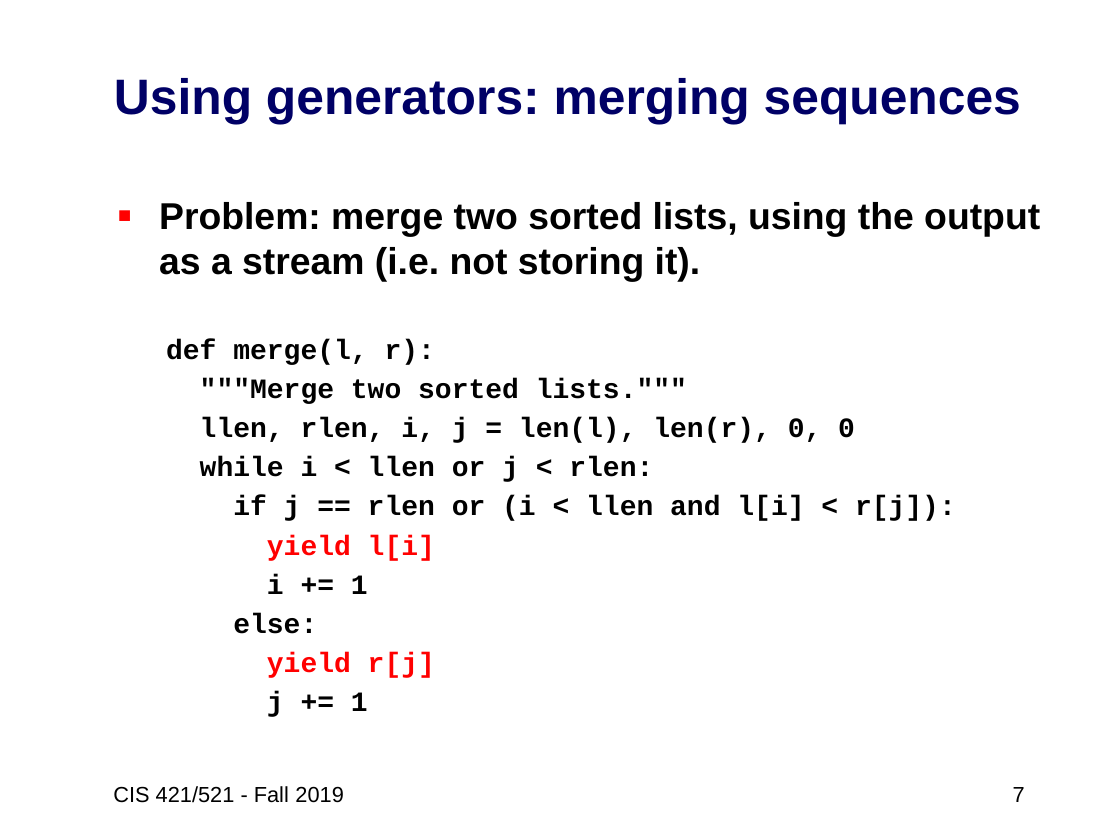
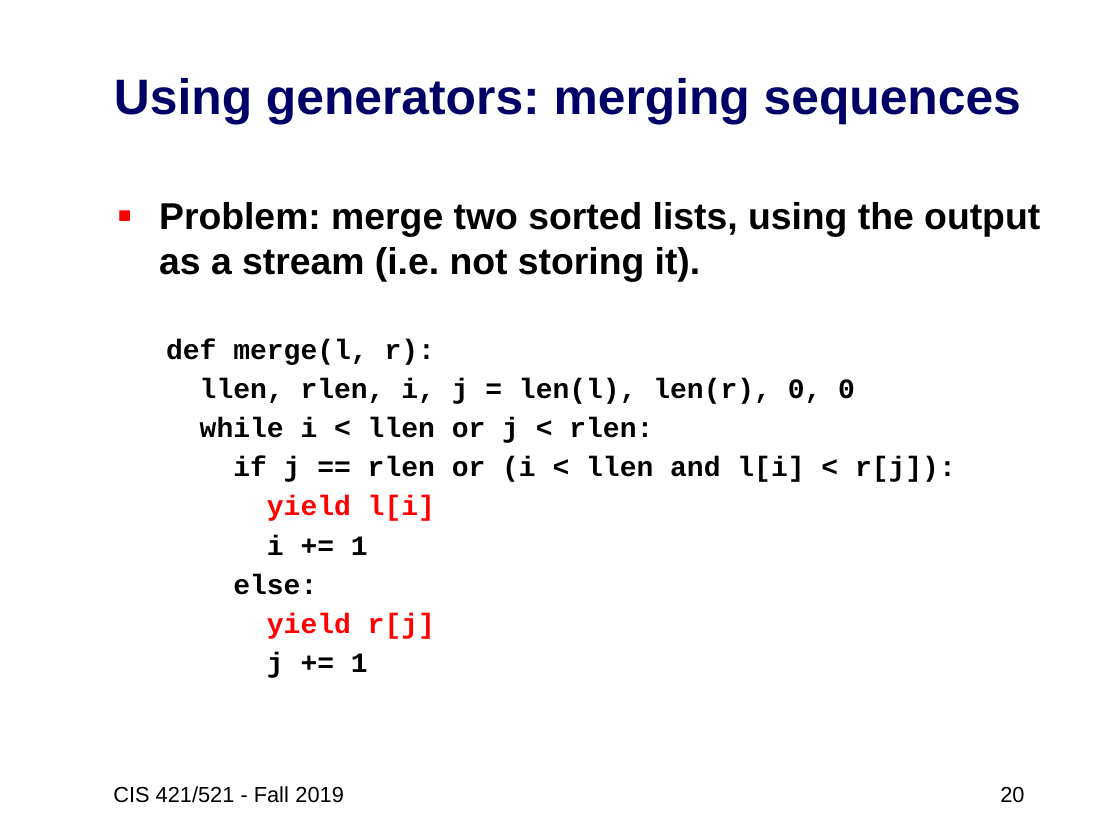
Before and after one commit to artificial-intelligence-class/artificial-intelligence-class.github.io, a slide deck: slide 20 of assets/slides/02-Python3-review2.pptx (slide 7 before the commit). Drawn at 1120x840 pixels with LibreOffice and Linux fonts; fonts in the diff are those of the drawing. Boxes give left, top, right and bottom in pixels: in the first picture for what was removed or moved away, otherwise in the second. Text is boxed around its words. In the diff, an @@ line names an element or a change of style, - is before the commit and + after.

```diff
--- a/assets/slides/02-Python3-review2.pptx
+++ b/assets/slides/02-Python3-review2.pptx
@@ text at (x1=200, y1=378, x2=687, y2=404): paragraph removed @@
-  """Merge two sorted lists."""
@@ page number at (x1=1000, y1=786, x2=1024, y2=803): text changed @@
-7
+20
```
Also in this commit, not shown: 7 other slides changed, 14 slides added, 1 other file.
